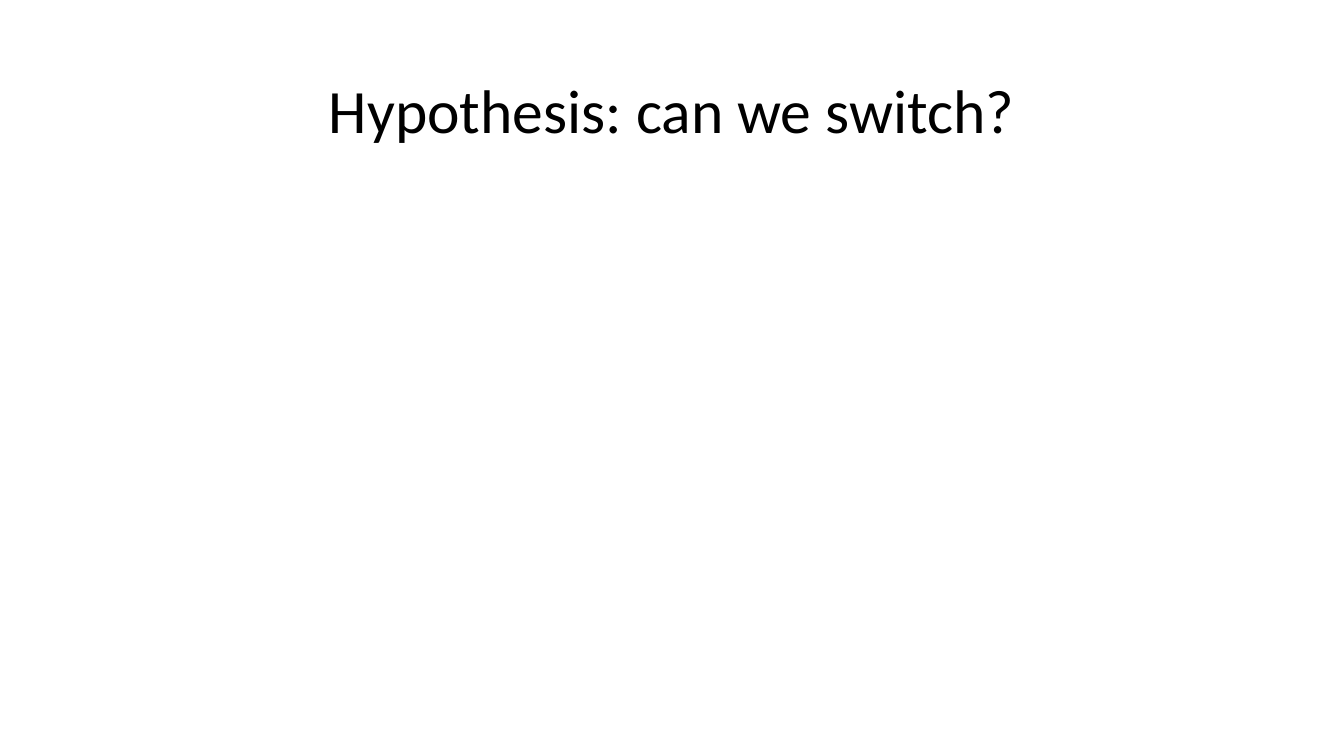
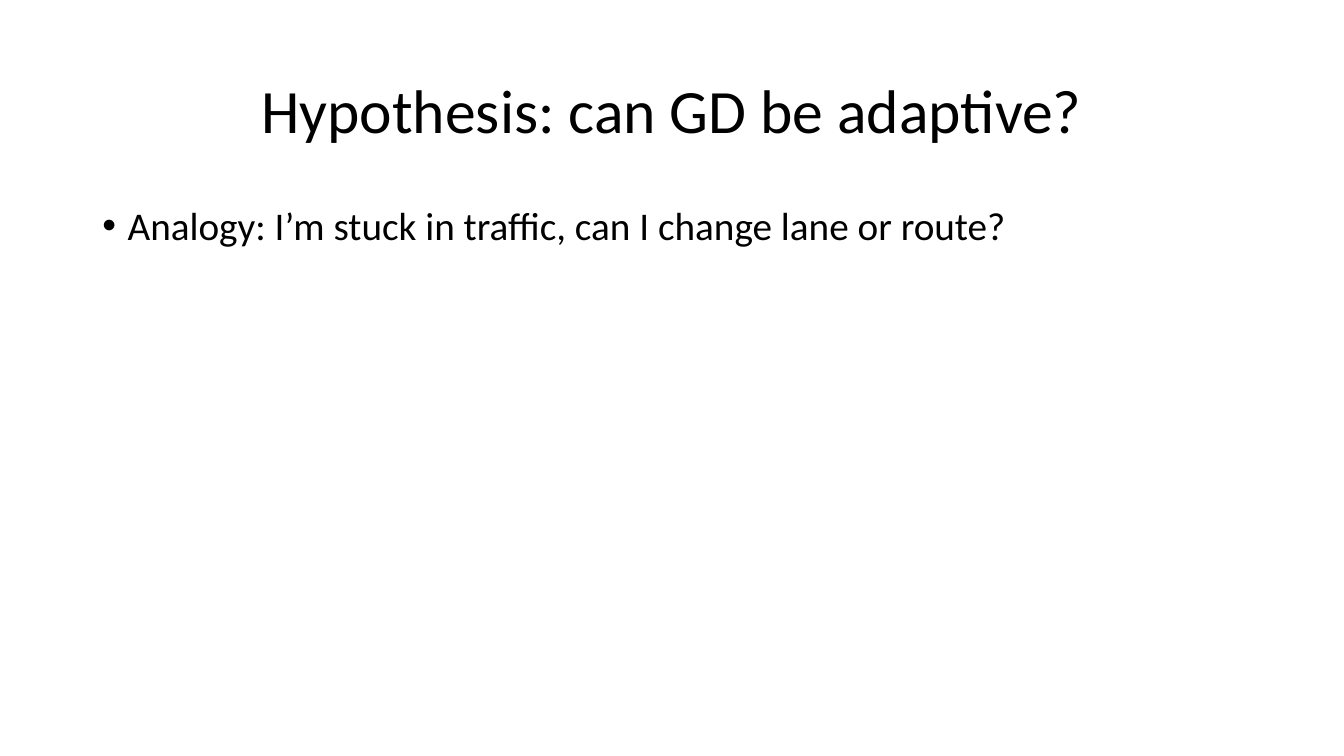
Before and after one commit to jamestklo/MatrixFactorizationMatlab, a slide deck: slide 7 of cs534L-AdaptiveDescent.pptx (slide 3 before the commit). Drawn at 1344x756 pixels with LibreOffice and Linux fonts; fonts in the diff are those of the drawing. Boxes give left, top, right and bottom in pixels: in the first picture for what was removed or moved away, otherwise in the second. Text is boxed around its words. In the diff, an @@ line names an element or a change of style, - is before the commit and + after.

```diff
--- a/cs534L-AdaptiveDescent.pptx
+++ b/cs534L-AdaptiveDescent.pptx
@@ title at [261,90,1081,143]: text changed @@
-Hypothesis: can we switch?
+Hypothesis: can GD be adaptive?
@@ text added at [128,212,1006,247], 28 pt, text #000000 @@
+• Analogy: I’m stuck in traffic, can I change lane or route?
```
Also in this commit, not shown: 5 other slides changed, 18 slides added, 2 slides removed, 9 other files.
